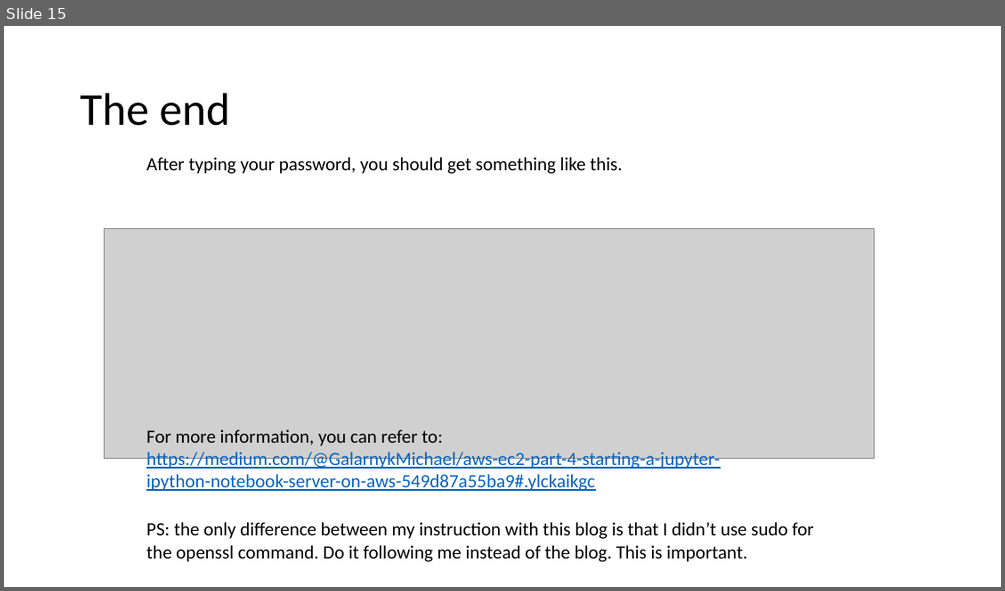
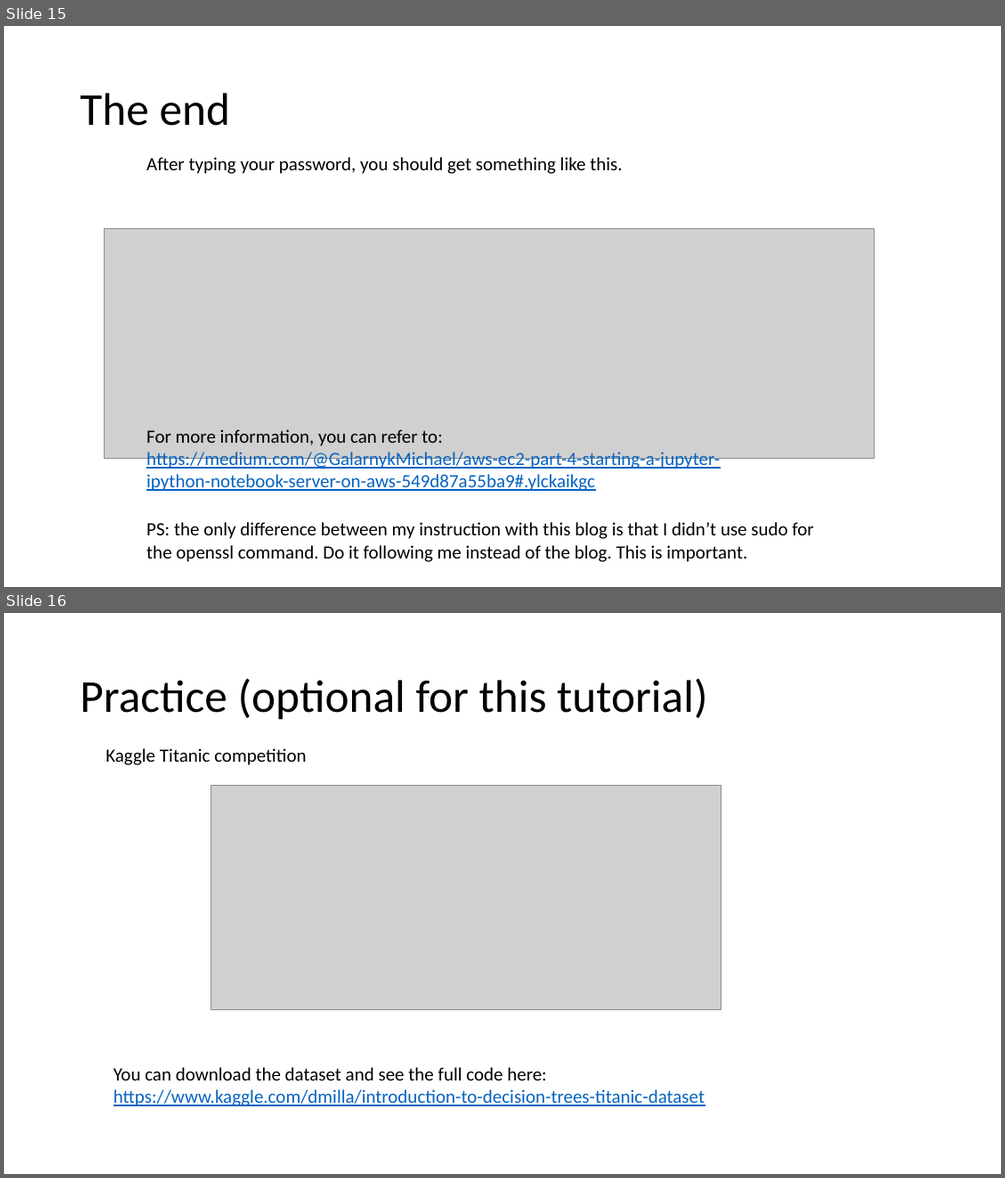
Before and after one commit to jiaxinxie97/COMP4331, a slide deck: tut2/tut2.pptx. Shown one above the other, each under a label of ours: slide 15 before the commit, slides 15 and 16 after it. The pictures are 1005x591 and 1005x1178 pixels, drawn with LibreOffice and Linux fonts; fonts in the diff are those of the drawing; grey boxes stand for pictures. Boxes give left, top, right and bottom in pixels: in the first picture for what was removed or moved away, otherwise in the second. Text is boxed around its words. In the diff, an @@ line names an element or a change of style, - is before the commit and + after.

Commit message:
tut2_update

```diff
--- a/tut2/tut2.pptx
+++ b/tut2/tut2.pptx
@@ slide 16 added at (4, 613, 1001, 1174), background #FFFFFF @@
@@ title added at (80, 678, 707, 720), 44 pt, text #000000 @@
+Practice (optional for this tutorial)
@@ text added at (105, 748, 306, 765), 18 pt, text #000000 @@
+Kaggle Titanic competition
@@ picture added at (210, 786, 721, 1010) @@
@@ text added at (113, 1067, 704, 1106), 18 pt, text #0563C1, underline @@
+You can download the dataset and see the full code here: https://www.kaggle.com/dmilla/introduction-to-decision-trees-titanic-dataset
```
Also in this commit, not shown: 2 other slides added.
